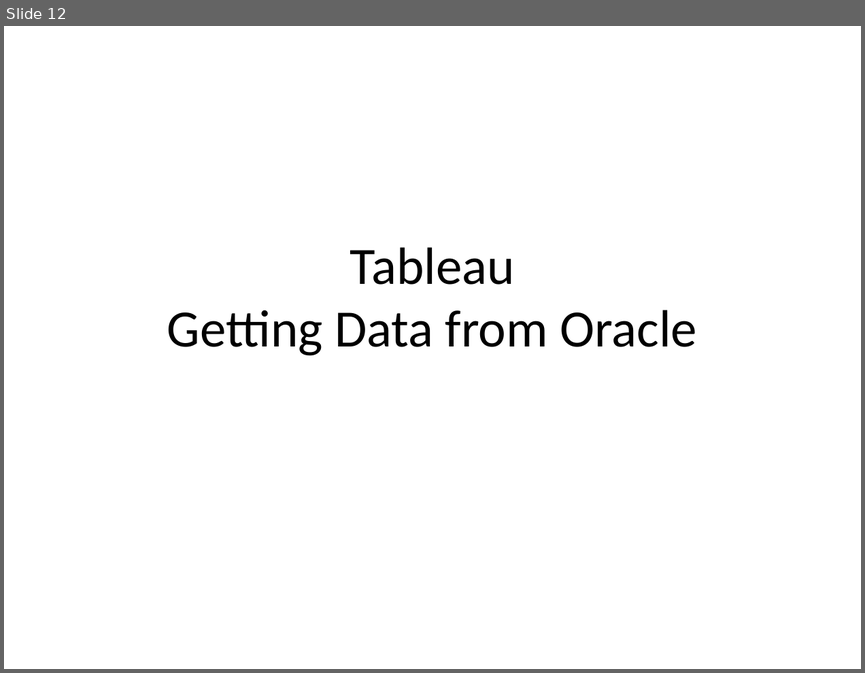
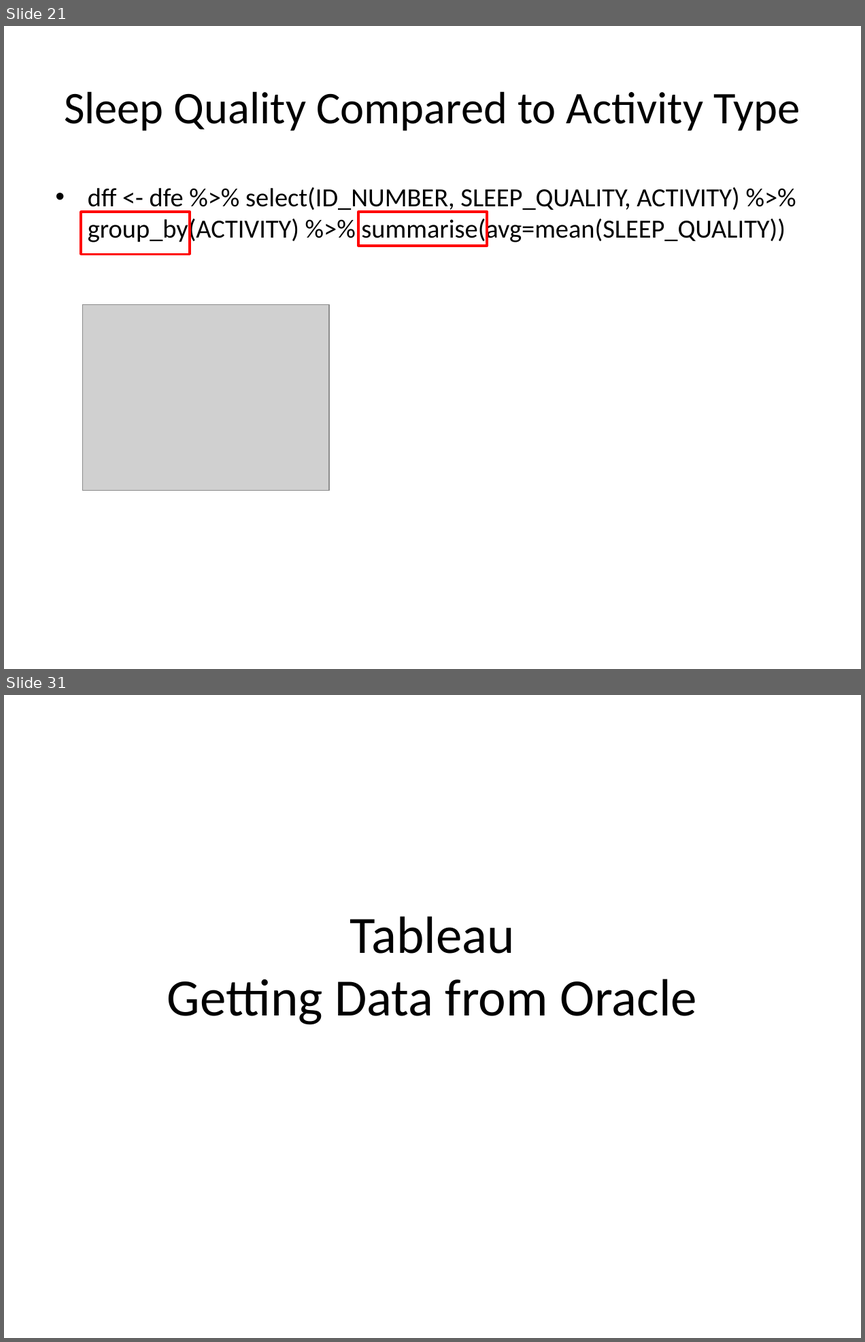
Before and after one commit to andreanc223/DV_FinalProject, a slide deck: 00 Doc/Presentation.pptx. Shown one above the other, each under a label of ours: slide 12 before the commit, slides 21 and 31 after it; the slides between them are not shown. The pictures are 865x673 and 865x1342 pixels, drawn with LibreOffice and Linux fonts; fonts in the diff are those of the drawing; grey boxes stand for pictures. Boxes give left, top, right and bottom in pixels: in the first picture for what was removed or moved away, otherwise in the second. Text is boxed around its words. In the diff, an @@ line names an element or a change of style, - is before the commit and + after.

```diff
--- a/00 Doc/Presentation.pptx
+++ b/00 Doc/Presentation.pptx
@@ slide 21 added at (4, 26, 861, 669), background #FFFFFF @@
@@ title added at (64, 91, 800, 131), 38 pt, text #000000 @@
+Sleep Quality Compared to Activity Type
@@ text added at (88, 187, 785, 244), 22 pt, text #000000 @@
+• dff <- dfe %>% select(ID_NUMBER, SLEEP_QUALITY, ACTIVITY) %>% group_by(ACTIVITY) %>% summarise(avg=mean(SLEEP_QUALITY))
@@ rectangle added at (81, 212, 190, 254), outline #FF0000 2 pt @@
@@ rectangle added at (359, 212, 487, 246), outline #FF0000 2 pt @@
@@ picture added at (83, 305, 330, 490) @@
@@ what was slide 12 is now slide 31 @@
```
Also in this commit, not shown: 18 other slides added, 8 other files.
